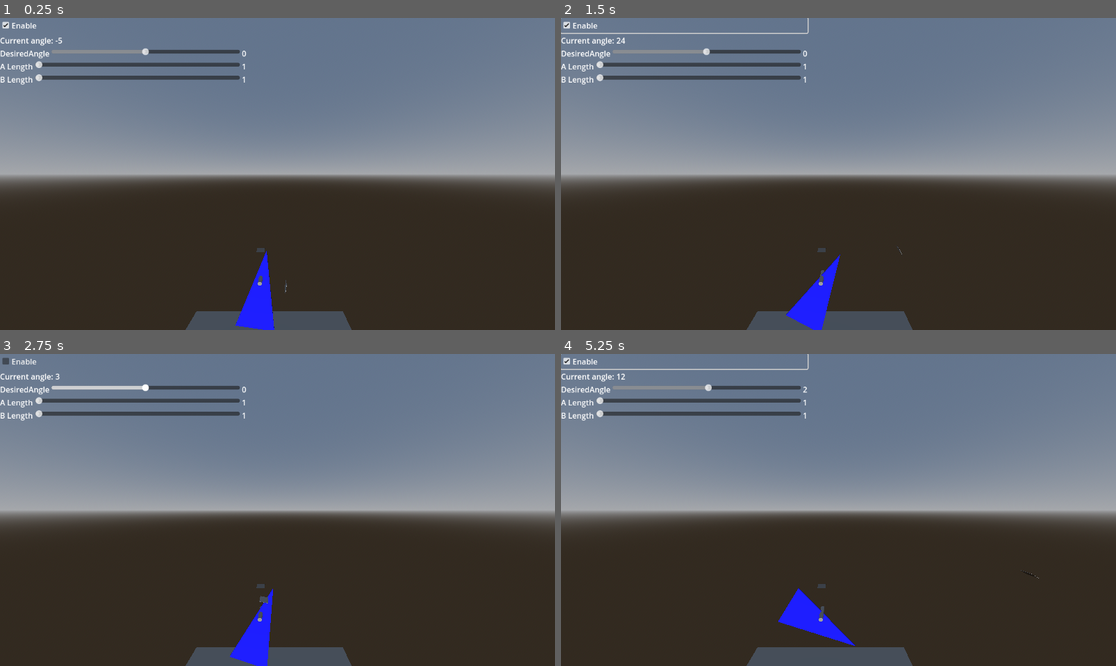
Above: before the commit, frames 1-4 (two rows, left to right).
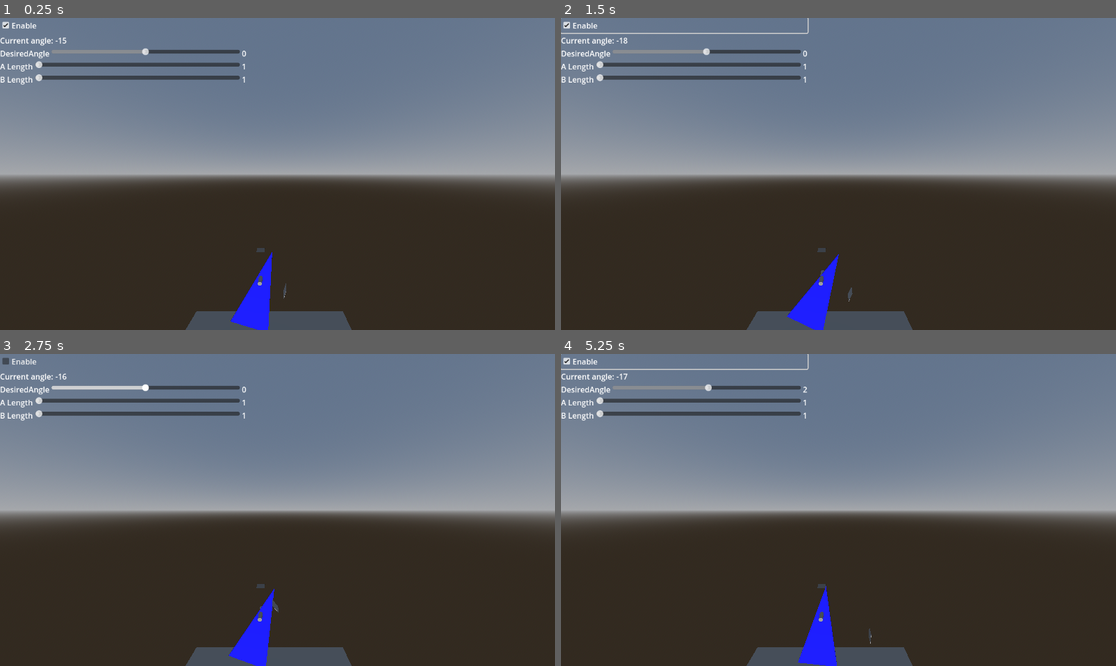
Above: after the commit, the same moments.

Repository: cxw42/godot-wings-demo
Game: Godot game, scene res://top_node_simpler.tscn
The game is run twice, just before and just after one commit, with the same random seed, the same clock (stepped at 60 frames per second) and the same inputs.
Inputs:
- Up to frame 1 (0.25 s): no input
- Up to frame 2 (1.5 s): click "Enable" at 0.5 s; tap Enter (ui_accept) at 1.25 s; hold Right (ui_right) from 1.28 s (still down)
- Up to frame 3 (2.75 s): tap Enter (ui_accept) at 1.52, 2, 2.27 s; release Right (ui_right) at 2.03 s; hold Down (ui_down) from 2.03 s (still down)
- Up to frame 4 (5.25 s): release Down (ui_down) at 2.78 s; hold Right (ui_right) 2.78-3.53 s; hold Up (ui_up) 3.53-4.28 s; tap Enter (ui_accept) at 3.77, 4.52, 5 s; hold Left (ui_left) from 4.28 s (still down)

The runs differ from the first frame. In frame 1, 0.3% of the frame differs, in the area x 10-52%, y 6-100%; in frame 2, 0.1%; in frame 3, 0.1%; in frame 4, 1.4%, in the area x 10-87%, y 6-100%.

Commit message:
B beam: use _physics_process instead of _integrate_forces

Diff:
--- a/top_node_simpler.tscn
+++ b/top_node_simpler.tscn
@@ -127,7 +127,7 @@
 
 @export var enabled: bool = true
 
-func _integrate_forces(state: PhysicsDirectBodyState3D) -> void:
+func _physics_process(_delta: float) -> void:
     if not enabled:
         return
 
@@ -141,7 +141,7 @@
     # force = remap(force, -1, 1, y_force_min, y_force_max)
     #print(force)
     var direction = -transform.basis.x # global_transform * (Vector3(0,1,1).normalized())
-    state.apply_central_force(force * direction)
+    apply_central_force(force * direction)
     %Arrow.global_transform = Transform3D().rotated(Vector3(0,0,-1), direction.angle_to(Vector3(0,1,0)))
 "
 
